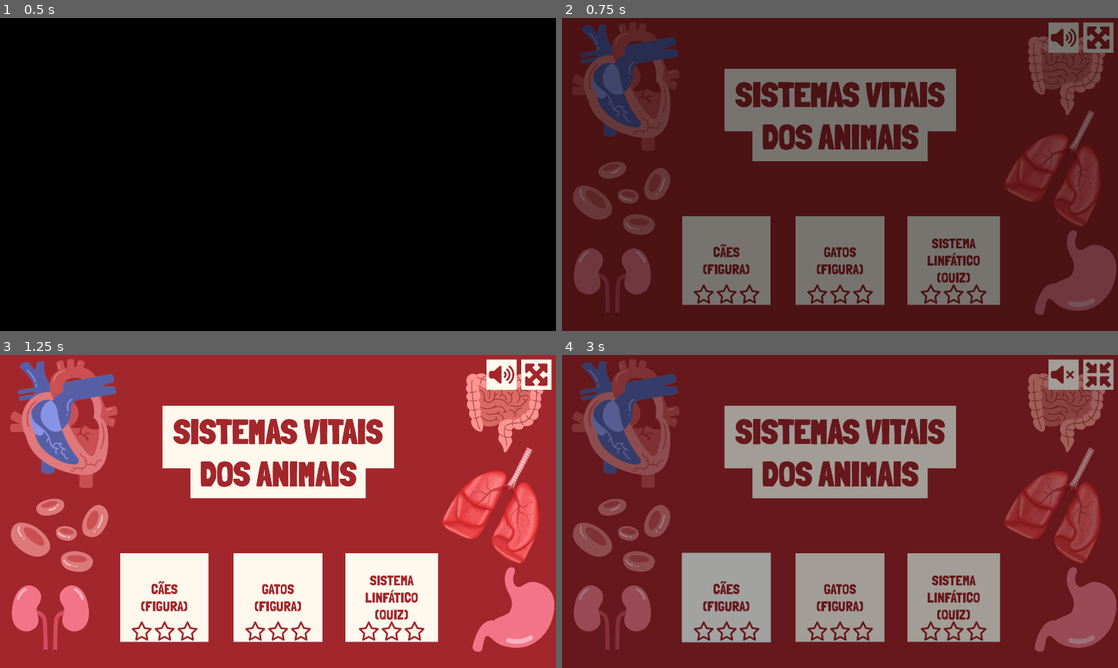
Above: before the commit, frames 1-4 (two rows, left to right).
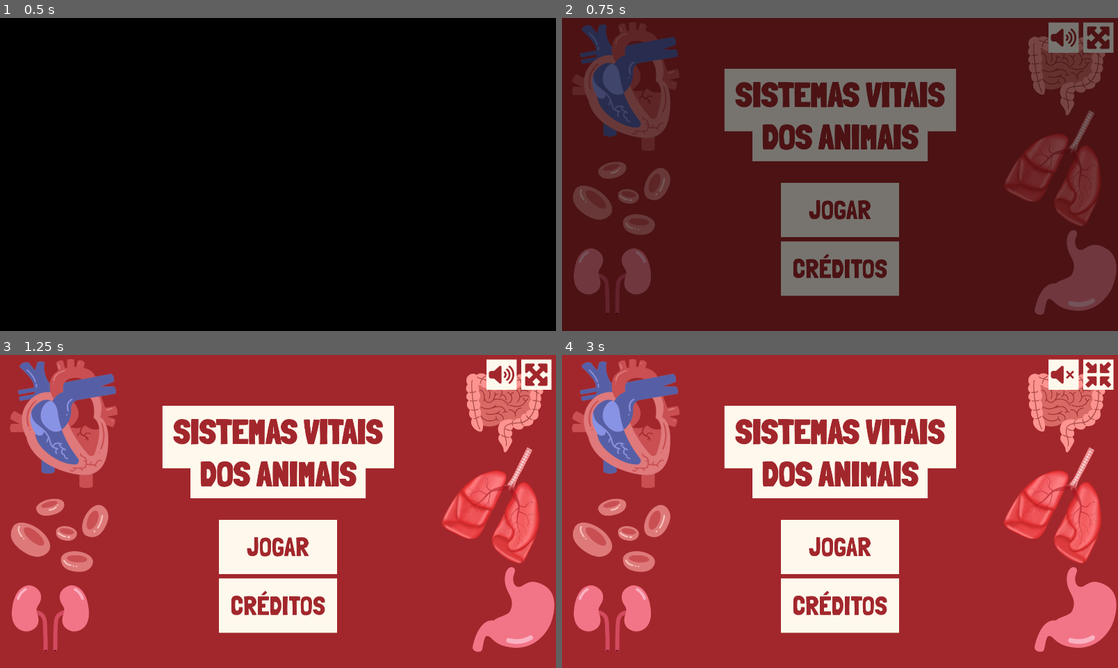
Above: after the commit, the same moments.

Repository: telmotrooper/vet-game
Game: Godot game, scene res://main.tscn
Same seed, same stepped clock (60 frames per second), same inputs: the game is played once before the commit and once after it.
Inputs (mouse positions are in pixels of both pictures, inside the frame that each line leads up to):
- Up to frame 1 (0.5 s): no input
- Up to frame 2 (0.75 s): tap Enter at 0.5 s
- Up to frame 3 (1.25 s): no input
- Up to frame 4 (3 s): click (1062, 373) at 1.25 s; click (1095, 373) at 2 s; click (728, 599) at 2.75 s, where only the run before the commit has a clickable "CÃES (FIGURA)"

Frame 1 is identical in both runs. In frame 2, 13% of the frame differs, in the area x 21-79%, y 52-92%; in frame 3, 13%; in frame 4, 100%, in the area x 0-100%, y 0-100%.

Commit message:
added 'level selection' and 'credits' screens

Diff:
--- /dev/null
+++ b/title_screen/credits.tscn
@@ -0,0 +1,75 @@
+[gd_scene load_steps=5 format=3 uid="uid://du1hxb0nj6fgw"]
+
+[ext_resource type="PackedScene" uid="uid://bla37xan3xup8" path="res://title_screen/red_background.tscn" id="1_7vxay"]
+[ext_resource type="PackedScene" uid="uid://dwesfoxx58stl" path="res://ui/top_buttons.tscn" id="2_ro7lb"]
+[ext_resource type="FontFile" uid="uid://ckq5gw7frn8xf" path="res://assets/fonts/londrina_solid_black.ttf" id="3_ulqxg"]
+
+[sub_resource type="LabelSettings" id="LabelSettings_ho86y"]
+font = ExtResource("3_ulqxg")
+font_size = 120
+font_color = Color(0.635294, 0.152941, 0.172549, 1)
+outline_color = Color(0, 0, 0, 1)
+
+[node name="Credits" type="Control"]
+layout_mode = 3
+anchors_preset = 15
+anchor_right = 1.0
+anchor_bottom = 1.0
+grow_horizontal = 2
+grow_vertical = 2
+
+[node name="RedBackground" parent="." instance=ExtResource("1_7vxay")]
+layout_mode = 1
+
+[node name="TopButtons" parent="." instance=ExtResource("2_ro7lb")]
+layout_mode = 1
+back_button_target = "/home/telmo/Development/Personal/Godot/vet-game/title_screen/title_screen.tscn"
+
+[node name="ColorRectTop" type="ColorRect" parent="."]
+layout_mode = 1
+anchors_preset = 8
+anchor_left = 0.5
+anchor_top = 0.5
+anchor_right = 0.5
+anchor_bottom = 0.5
+offset_left = -399.5
+offset_top = -365.0
+offset_right = 399.5
+offset_bottom = -149.0
+grow_horizontal = 2
+grow_vertical = 2
+color = Color(1, 0.972549, 0.929412, 1)
+
+[node name="ColorRectBottom" type="ColorRect" parent="ColorRectTop"]
+layout_mode = 1
+anchors_preset = 8
+anchor_left = 0.5
+anchor_top = 0.5
+anchor_right = 0.5
+anchor_bottom = 0.5
+offset_left = -302.5
+offset_top = 75.5
+offset_right = 302.5
+offset_bottom = 210.5
+grow_horizontal = 2
+grow_vertical = 2
+color = Color(1, 0.972549, 0.929412, 1)
+
+[node name="LogoLabel" type="Label" parent="ColorRectTop"]
+layout_mode = 1
+anchors_preset = 8
+anchor_left = 0.5
+anchor_top = 0.5
+anchor_right = 0.5
+anchor_bottom = 0.5
+offset_left = -361.5
+offset_top = -90.5
+offset_right = 361.5
+offset_bottom = 198.5
+grow_horizontal = 2
+grow_vertical = 2
+text = "SISTEMAS VITAIS
+DOS ANIMAIS"
+label_settings = SubResource("LabelSettings_ho86y")
+horizontal_alignment = 1
+vertical_alignment = 1
--- /dev/null
+++ b/title_screen/level_selection.tscn
@@ -0,0 +1,131 @@
+[gd_scene load_steps=5 format=3 uid="uid://sawxlo1ev8ay"]
+
+[ext_resource type="PackedScene" uid="uid://bla37xan3xup8" path="res://title_screen/red_background.tscn" id="1_gjcj7"]
+[ext_resource type="PackedScene" uid="uid://dwesfoxx58stl" path="res://ui/top_buttons.tscn" id="2_i2ro2"]
+[ext_resource type="Script" path="res://title_screen/level_button.gd" id="3_3mfj4"]
+[ext_resource type="PackedScene" uid="uid://davgsjgl4cyry" path="res://ui/level_star_counter.tscn" id="4_me8dp"]
+
+[node name="Levels" type="Control"]
+layout_mode = 3
+anchors_preset = 15
+anchor_right = 1.0
+anchor_bottom = 1.0
+grow_horizontal = 2
+grow_vertical = 2
+
+[node name="RedBackground" parent="." instance=ExtResource("1_gjcj7")]
+layout_mode = 1
+
+[node name="TopButtons" parent="." instance=ExtResource("2_i2ro2")]
+layout_mode = 1
+back_button_target = "/home/telmo/Development/Personal/Godot/vet-game/title_screen/title_screen.tscn"
+
+[node name="ColorRect" type="ColorRect" parent="."]
+layout_mode = 1
+anchors_preset = 8
+anchor_left = 0.5
+anchor_top = 0.5
+anchor_right = 0.5
+anchor_bottom = 0.5
+offset_left = -272.0
+offset_top = -273.0
+offset_right = 272.0
+offset_bottom = -182.0
+grow_horizontal = 2
+grow_vertical = 2
+color = Color(1, 0.972549, 0.929412, 1)
+
+[node name="RichTextLabel" type="RichTextLabel" parent="ColorRect"]
+layout_mode = 1
+anchors_preset = 8
+anchor_left = 0.5
+anchor_top = 0.5
+anchor_right = 0.5
+anchor_bottom = 0.5
+offset_left = -349.5
+offset_top = -39.5
+offset_right = 349.5
+offset_bottom = 39.5
+grow_horizontal = 2
+grow_vertical = 2
+bbcode_enabled = true
+text = "[center]ESCOLHA UM DESAFIO:[/center]"
+fit_content = true
+autowrap_mode = 0
+metadata/_edit_lock_ = true
+
+[node name="DogButton" type="Button" parent="."]
+layout_mode = 1
+anchors_preset = 8
+anchor_left = 0.5
+anchor_top = 0.5
+anchor_right = 0.5
+anchor_bottom = 0.5
+offset_left = -545.0
+offset_top = -49.0
+offset_right = -239.0
+offset_bottom = 257.0
+grow_horizontal = 2
+grow_vertical = 2
+text = "CÃES
+(FIGURA)"
+expand_icon = true
+script = ExtResource("3_3mfj4")
+target_scene = "res://levels/dog_level/dog_level.tscn"
+
+[node name="LevelStarCounter" parent="DogButton" instance=ExtResource("4_me8dp")]
+layout_mode = 1
+offset_left = -116.5
+offset_right = 116.5
+metadata/_edit_lock_ = true
+
+[node name="CatButton" type="Button" parent="."]
+layout_mode = 1
+anchors_preset = 8
+anchor_left = 0.5
+anchor_top = 0.5
+anchor_right = 0.5
+anchor_bottom = 0.5
+offset_left = -153.0
+offset_top = -49.0
+offset_right = 153.0
+offset_bottom = 257.0
+grow_horizontal = 2
+grow_vertical = 2
+text = "GATOS
+(FIGURA)"
+expand_icon = true
+script = ExtResource("3_3mfj4")
+target_scene = "res://levels/cat_level/cat_level.tscn"
+
+[node name="LevelStarCounter" parent="CatButton" instance=ExtResource("4_me8dp")]
+layout_mode = 1
+offset_left = -116.5
+offset_right = 116.5
+metadata/_edit_lock_ = true
+
+[node name="LympathicSystemButton" type="Button" parent="."]
+layout_mode = 1
+anchors_preset = 8
+anchor_left = 0.5
+anchor_top = 0.5
+anchor_right = 0.5
+anchor_bottom = 0.5
+offset_left = 231.5
+offset_top = -49.0
+offset_right = 552.5
+offset_bottom = 257.0
+grow_horizontal = 2
+grow_vertical = 2
+text = "SISTEMA
+LINFÁTICO
+(QUIZ)"
+expand_icon = true
+script = ExtResource("3_3mfj4")
+target_scene = "res://levels/lymphatic_system_level/lymphatic_system_level.tscn"
+
+[node name="LevelStarCounter" parent="LympathicSystemButton" instance=ExtResource("4_me8dp")]
+layout_mode = 1
+offset_left = -116.5
+offset_right = 116.5
+metadata/_edit_lock_ = true
--- /dev/null
+++ b/title_screen/menu_button.gd
@@ -0,0 +1,6 @@
+extends Button
+
+@export var target_scene: String
+
+func _pressed() -> void:
+	GameState.load_scene(target_scene)
--- a/title_screen/title_screen.tscn
+++ b/title_screen/title_screen.tscn
@@ -1,10 +1,9 @@
-[gd_scene load_steps=7 format=3 uid="uid://bwq2aip0hywte"]
+[gd_scene load_steps=6 format=3 uid="uid://bwq2aip0hywte"]
 
 [ext_resource type="PackedScene" uid="uid://bla37xan3xup8" path="res://title_screen/red_background.tscn" id="2_fqtuq"]
 [ext_resource type="FontFile" uid="uid://ckq5gw7frn8xf" path="res://assets/fonts/londrina_solid_black.ttf" id="2_q5b3s"]
 [ext_resource type="PackedScene" uid="uid://dwesfoxx58stl" path="res://ui/top_buttons.tscn" id="3_cj7x2"]
-[ext_resource type="PackedScene" uid="uid://davgsjgl4cyry" path="res://ui/level_star_counter.tscn" id="5_g2hox"]
-[ext_resource type="Script" path="res://title_screen/level_button.gd" id="6_e8qp3"]
+[ext_resource type="Script" path="res://title_screen/menu_button.gd" id="4_p1w7n"]
 
 [sub_resource type="LabelSettings" id="LabelSettings_ho86y"]
 font = ExtResource("2_q5b3s")
@@ -76,96 +75,32 @@
 horizontal_alignment = 1
 vertical_alignment = 1
 
-[node name="DogButton" type="Button" parent="."]
+[node name="VBoxContainer" type="VBoxContainer" parent="."]
 layout_mode = 1
 anchors_preset = 8
 anchor_left = 0.5
 anchor_top = 0.5
 anchor_right = 0.5
 anchor_bottom = 0.5
-offset_left = -545.0
-offset_top = 144.0
-offset_right = -239.0
-offset_bottom = 450.0
+offset_left = -204.0
+offset_top = 28.0
+offset_right = 204.0
+offset_bottom = 419.0
 grow_horizontal = 2
 grow_vertical = 2
-text = "CÃES
-(FIGURA)"
-expand_icon = true
-script = ExtResource("6_e8qp3")
-target_scene = "res://levels/dog_level/dog_level.tscn"
 
-[node name="LevelStarCounter" parent="DogButton" instance=ExtResource("5_g2hox")]
-layout_mode = 1
-offset_left = -116.5
-offset_right = 116.5
+[node name="PlayButton" type="Button" parent="VBoxContainer"]
+layout_mode = 2
+theme_override_font_sizes/font_size = 90
+text = "JOGAR"
+script = ExtResource("4_p1w7n")
+target_scene = "res://title_screen/level_selection.tscn"
+metadata/_edit_lock_ = true
 
-[node name="CatButton" type="Button" parent="."]
-layout_mode = 1
-anchors_preset = 8
-anchor_left = 0.5
-anchor_top = 0.5
-anchor_right = 0.5
-anchor_bottom = 0.5
-offset_left = -153.0
-offset_top = 144.0
-offset_right = 153.0
-offset_bottom = 450.0
-grow_horizontal = 2
-grow_vertical = 2
-text = "GATOS
-(FIGURA)"
-expand_icon = true
-script = ExtResource("6_e8qp3")
-target_scene = "res://levels/cat_level/cat_level.tscn"
-
-[node name="LevelStarCounter" parent="CatButton" instance=ExtResource("5_g2hox")]
-layout_mode = 1
-offset_left = -116.5
-offset_right = 116.5
-
-[node name="LympathicSystemButton" type="Button" parent="."]
-layout_mode = 1
-anchors_preset = 8
-anchor_left = 0.5
-anchor_top = 0.5
-anchor_right = 0.5
-anchor_bottom = 0.5
-offset_left = 231.5
-offset_top = 144.0
-offset_right = 552.5
-offset_bottom = 450.0
-grow_horizontal = 2
-grow_vertical = 2
-text = "SISTEMA
-LINFÁTICO
-(QUIZ)"
-expand_icon = true
-script = ExtResource("6_e8qp3")
-target_scene = "res://levels/lymphatic_system_level/lymphatic_system_level.tscn"
-
-[node name="LevelStarCounter" parent="LympathicSystemButton" instance=ExtResource("5_g2hox")]
-layout_mode = 1
-offset_left = -116.5
-offset_right = 116.5
-
-[node name="RichTextLabel" type="RichTextLabel" parent="."]
-layout_mode = 1
-anchors_preset = 8
-anchor_left = 0.5
-anchor_top = 0.5
-anchor_right = 0.5
-anchor_bottom = 0.5
-offset_left = -349.5
-offset_top = 34.0
-offset_right = 349.5
-offset_bottom = 113.0
-grow_horizontal = 2
-grow_vertical = 2
-bbcode_enabled = true
-text = "[center]ESCOLHA UM DESAFIO:[/center]"
-fit_content = true
-autowrap_mode = 0
-
-[connection signal="pressed" from="CatButton" to="." method="_on_cat_button_pressed"]
-[connection signal="pressed" from="LympathicSystemButton" to="." method="_on_lympathic_system_button_pressed"]
+[node name="CreditsButton" type="Button" parent="VBoxContainer"]
+layout_mode = 2
+theme_override_font_sizes/font_size = 90
+text = "CRÉDITOS"
+script = ExtResource("4_p1w7n")
+target_scene = "res://title_screen/credits.tscn"
+metadata/_edit_lock_ = true
--- a/ui/buttons/back_button/back_button.gd
+++ /dev/null
@@ -1,4 +0,0 @@
-extends Button
-
-func _on_pressed() -> void:
-	GameState.load_scene("res://title_screen/title_screen.tscn")
--- a/ui/buttons/back_button/back_button.tscn
+++ b/ui/buttons/back_button/back_button.tscn
@@ -1,7 +1,7 @@
 [gd_scene load_steps=3 format=3 uid="uid://c4e4q5arhn8f2"]
 
 [ext_resource type="Texture2D" uid="uid://b450mpv3cp018" path="res://ui/buttons/back_button/arrow_left_solid.svg" id="1_to8cs"]
-[ext_resource type="Script" path="res://ui/buttons/back_button/back_button.gd" id="2_tw5cr"]
+[ext_resource type="Script" path="res://title_screen/menu_button.gd" id="2_tkol6"]
 
 [node name="BackButton" type="Button"]
 offset_right = 520.0
@@ -10,6 +10,7 @@
 icon = ExtResource("1_to8cs")
 icon_alignment = 1
 expand_icon = true
-script = ExtResource("2_tw5cr")
+script = ExtResource("2_tkol6")
+target_scene = "res://title_screen/level_selection.tscn"
 
 [connection signal="pressed" from="." to="." method="_on_pressed"]
--- a/ui/top_buttons.gd
+++ b/ui/top_buttons.gd
@@ -2,7 +2,10 @@
 extends Control
 
 @export var hide_back_button: bool
+@export var back_button_target: String
 
 func _ready() -> void:
 	if hide_back_button:
 		$BackButton.set_visible(false)
+	if back_button_target:
+		$BackButton.target_scene = back_button_target
--- a/ui/victory_panel/victory_panel.tscn
+++ b/ui/victory_panel/victory_panel.tscn
@@ -4,8 +4,8 @@
 [ext_resource type="Script" path="res://ui/victory_panel/victory_panel.gd" id="1_ity2m"]
 [ext_resource type="Texture2D" uid="uid://dccvgy7grvwon" path="res://ui/star_regular.svg" id="2_higjn"]
 [ext_resource type="Theme" uid="uid://dih34ywnda3er" path="res://ui/victory_panel/victory_panel_theme.tres" id="3_cceb7"]
-[ext_resource type="Script" path="res://ui/buttons/back_button/back_button.gd" id="4_i70ng"]
 [ext_resource type="Texture2D" uid="uid://cth5lvbgau8ow" path="res://assets/pink_stain.png" id="5_m1o3d"]
+[ext_resource type="Script" path="res://title_screen/menu_button.gd" id="6_20jyd"]
 
 [node name="VictoryPanel" type="PanelContainer"]
 z_index = 1
@@ -95,7 +95,7 @@
 size_flags_vertical = 8
 theme = ExtResource("3_cceb7")
 text = "Continuar"
-script = ExtResource("4_i70ng")
+script = ExtResource("6_20jyd")
+target_scene = "/home/telmo/Development/Personal/Godot/vet-game/title_screen/level_selection.tscn"
 
 [connection signal="pressed" from="MarginContainer/VBoxContainer/Buttons/FigureButton" to="." method="hide_panel"]
-[connection signal="pressed" from="MarginContainer/VBoxContainer/Buttons/ContinueButton" to="MarginContainer/VBoxContainer/Buttons/ContinueButton" method="_on_pressed"]
